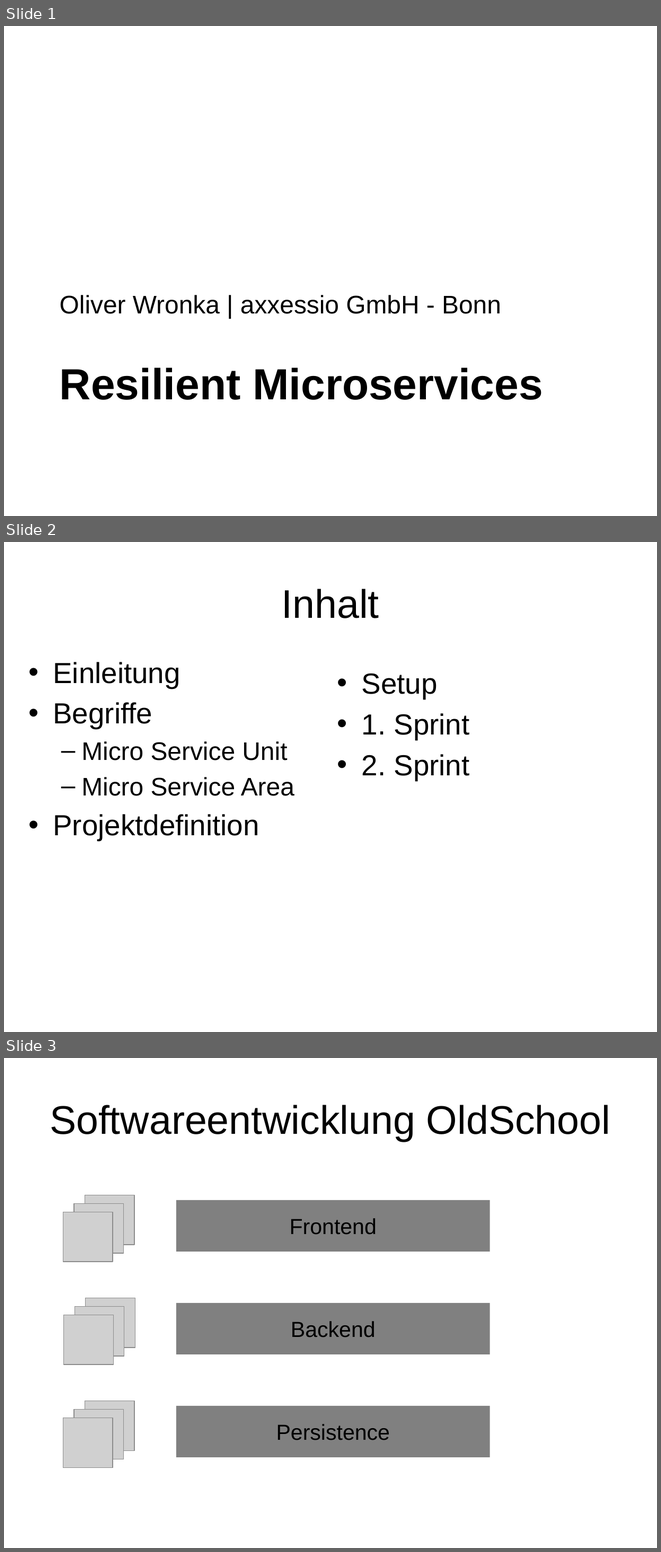
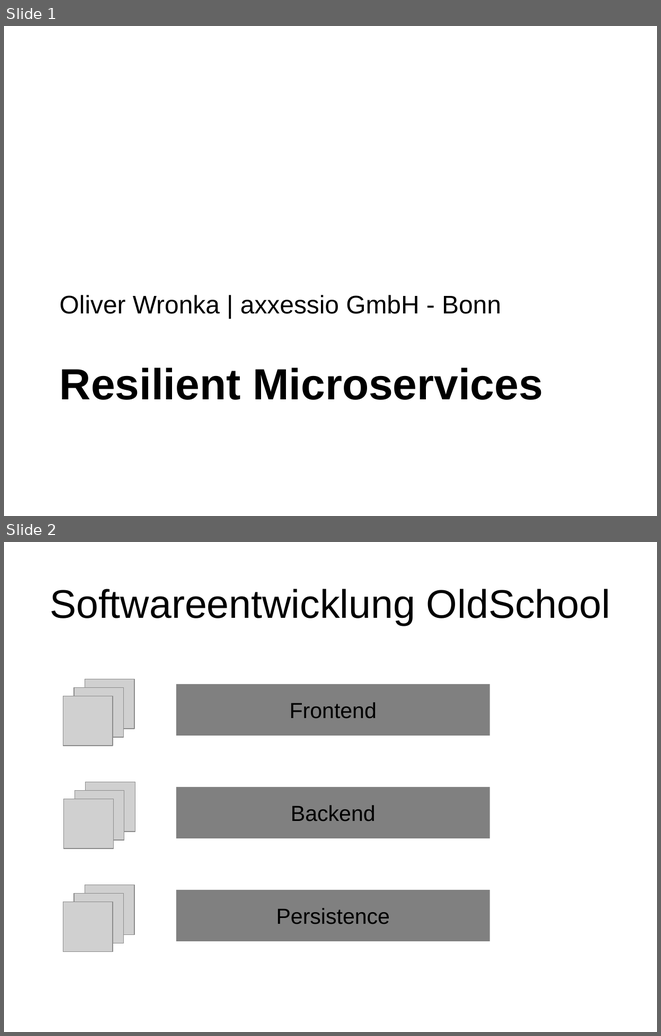
Before and after one commit to owronka/SubZeroMicroservices, a slide deck: doc/Resilient Microservices.pptx. Shown one above the other, each under a label of ours: slides 1, 2 and 3 before the commit, slides 1 and 2 after it. The pictures are 661x1552 and 661x1036 pixels, drawn with LibreOffice and Linux fonts; fonts in the diff are those of the drawing; grey boxes stand for pictures. Boxes give left, top, right and bottom in pixels: in the first picture for what was removed or moved away, otherwise in the second. Text is boxed around its words. In the diff, an @@ line names an element or a change of style, - is before the commit and + after.

```diff
--- a/doc/Resilient Microservices.pptx
+++ b/doc/Resilient Microservices.pptx
@@ slide 2 removed at box(4, 542, 657, 1032), background #FFFFFF @@
@@ title removed at box(282, 589, 379, 618) @@
-Inhalt
@@ text removed at box(53, 662, 294, 840) @@
-• Einleitung
-• Begriffe
-  – Micro Service Unit
-  – Micro Service Area
-• Projektdefinition
@@ text removed at box(362, 673, 470, 780) @@
-• Setup
-• 1. Sprint
-• 2. Sprint
@@ what was slide 3 is now slide 2 @@
```
Also in this commit, not shown: 3 other files.
